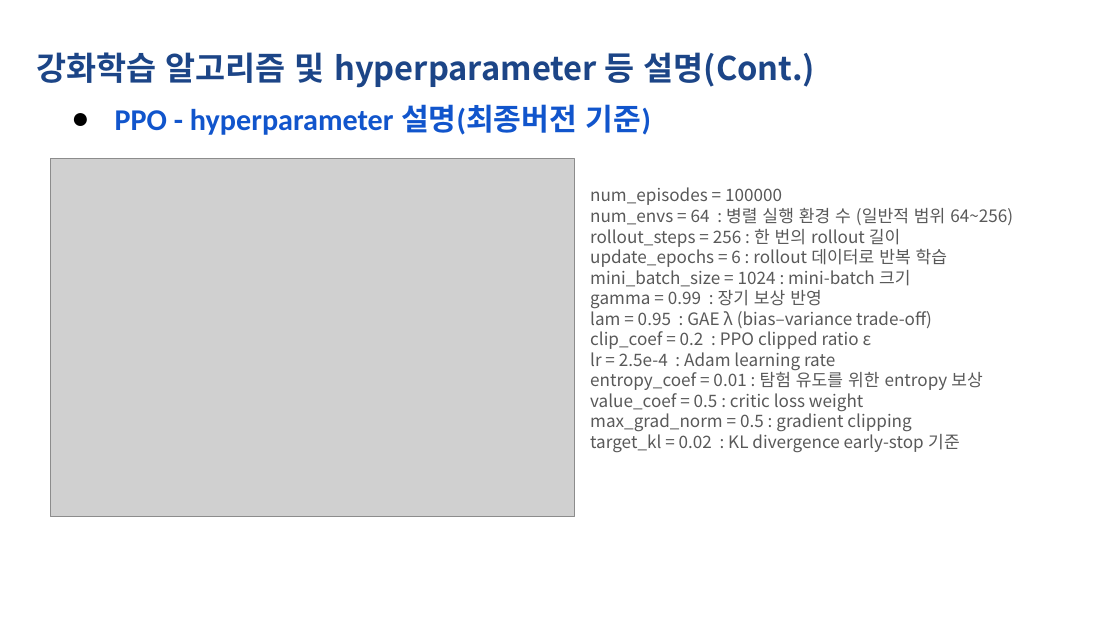
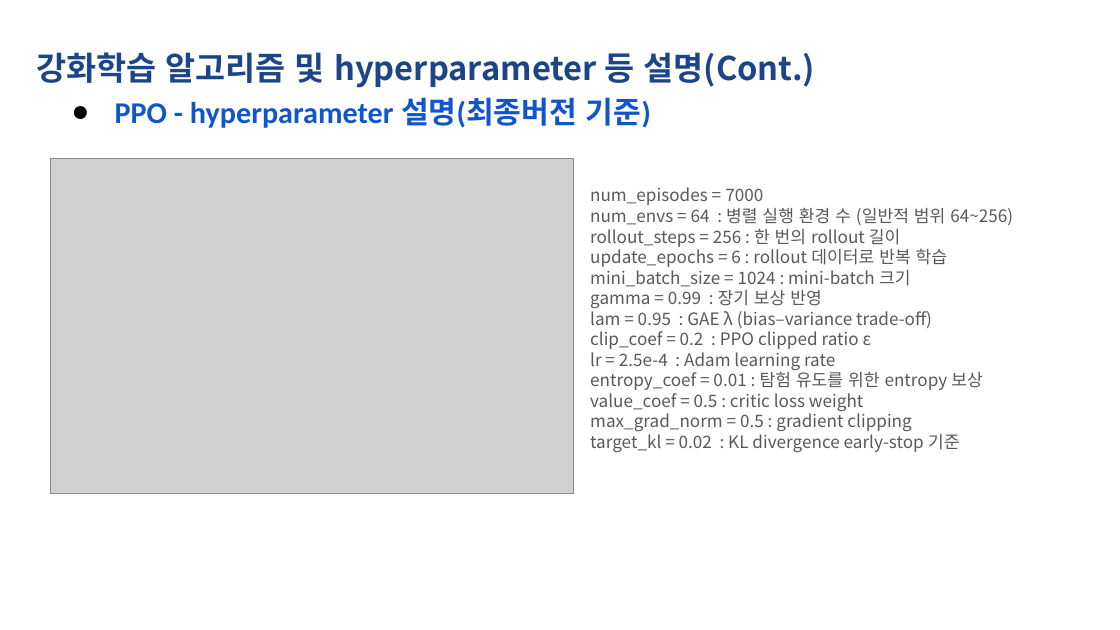
Before and after one commit to Qualitydumm/RL_Project_Thunder_Rush_3-Lane_Infinite_Runner, a slide deck: slide 14 of 벼락을느껴_RL_Project보고서.pptx. Drawn at 1120x630 pixels with LibreOffice and Linux fonts; fonts in the diff are those of the drawing; grey boxes stand for pictures. Boxes give left, top, right and bottom in pixels: in the first picture for what was removed or moved away, otherwise in the second. Text is boxed around its words. In the diff, an @@ line names an element or a change of style, - is before the commit and + after.

```diff
--- a/벼락을느껴_RL_Project보고서.pptx
+++ b/벼락을느껴_RL_Project보고서.pptx
@@ text "PPO - hyperparameter 설명(최종버전 기준)" at <box>115,97,651,128</box>: line spacing 1 to 0.8 @@
@@ picture: place and size @@
-picture at <box>50,159,575,516</box>
+picture at <box>50,159,573,494</box>
@@ text at <box>590,187,763,205</box>: text changed @@
-● num_episodes = 100000
+● num_episodes = 7000
```
Also in this commit, not shown: 8 other slides changed.
